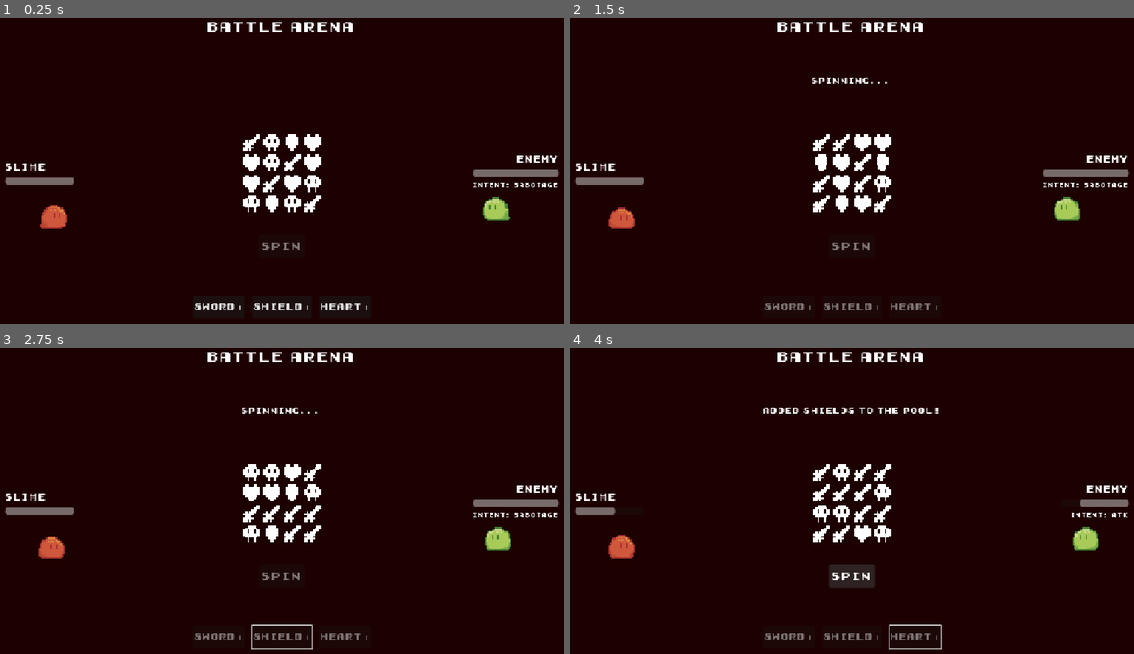
Above: before the commit, frames 1-4 (two rows, left to right).
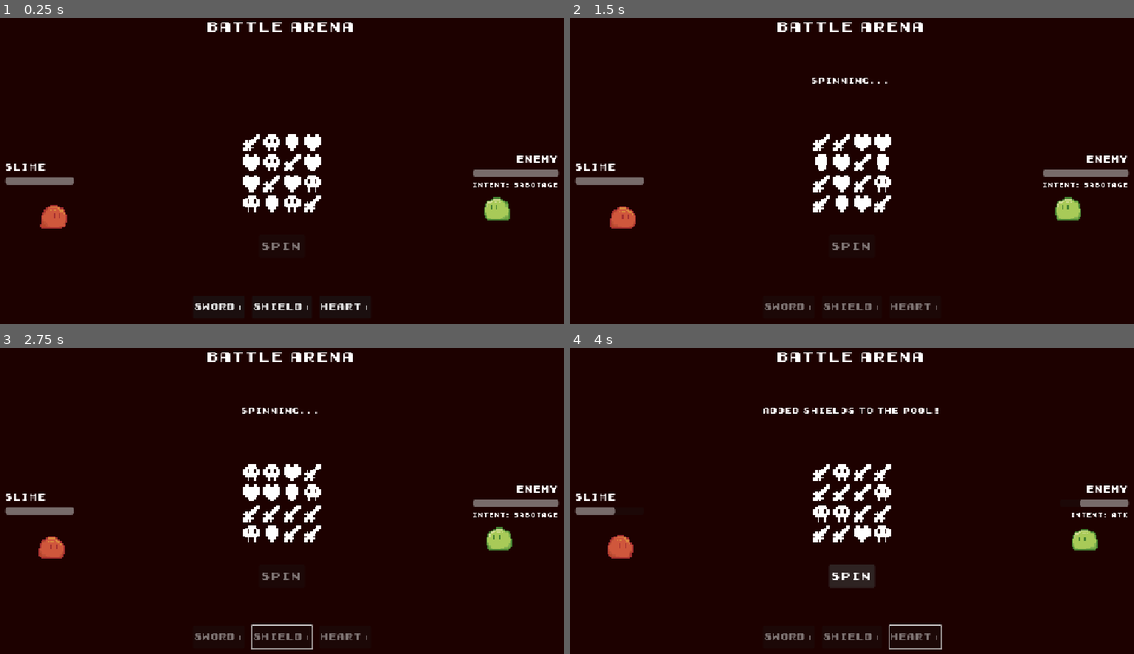
Above: after the commit, the same moments.

Repository: Tortiz-CSUF/slotchi
Game: Godot game, scene res://scenes/battle_arena.tscn
The game is run twice, just before and just after one commit, with the same random seed, the same clock (stepped at 60 frames per second) and the same inputs. The project has no main scene, so this scene is started directly.
Inputs:
- Up to frame 1 (0.25 s): no input
- Up to frame 2 (1.5 s): click "Sword+" at 0.5 s; click "SPIN" at 1.25 s
- Up to frame 3 (2.75 s): tap Enter (ui_accept) at 2, 2.27 s; hold Right (ui_right) from 2.03 s (still down)
- Up to frame 4 (4 s): release Right (ui_right) at 2.78 s; hold Down (ui_down) 2.78-3.53 s; tap Enter (ui_accept) at 3.02 s; hold Right (ui_right) from 3.53 s (still down)

The runs differ from the first frame. In frame 1, 0.1% of the frame differs, in the area x 85-91%, y 58-66%; in frame 2, 0.2%, in the area x 6-91%, y 58-69%; in frame 3, less than 0.1%; in frame 4, 0.2%.

Commit message:
slotchi_Interim_

Diff:
--- a/scenes/battle_arena.tscn
+++ b/scenes/battle_arena.tscn
@@ -3,6 +3,68 @@
 [ext_resource type="FontFile" uid="uid://ckqwp1t2gj2xd" path="res://assets/fonts/8bit.ttf" id="1_d3rmf"]
 [ext_resource type="Script" uid="uid://capxl0ul1e1tw" path="res://scripts/BattleArena.gd" id="1_u0dfl"]
 [ext_resource type="Texture2D" uid="uid://d0vhjptighvot" path="res://assets/sprites/slime/slime_idle2.png" id="2_u0dfl"]
+[ext_resource type="Texture2D" uid="uid://bu35vqxqdcyfd" path="res://assets/sprites/slime/slime_die.png" id="3_0rklv"]
+[ext_resource type="Texture2D" uid="uid://cgbyetg15hjua" path="res://assets/sprites/slime/slime_hit.png" id="4_j3iaf"]
+
+[sub_resource type="AtlasTexture" id="AtlasTexture_l7kcc"]
+atlas = ExtResource("3_0rklv")
+region = Rect2(0, 72, 80, 72)
+
+[sub_resource type="AtlasTexture" id="AtlasTexture_4wnud"]
+atlas = ExtResource("3_0rklv")
+region = Rect2(80, 72, 80, 72)
+
+[sub_resource type="AtlasTexture" id="AtlasTexture_dveuy"]
+atlas = ExtResource("3_0rklv")
+region = Rect2(160, 72, 80, 72)
+
+[sub_resource type="AtlasTexture" id="AtlasTexture_lcg4o"]
+atlas = ExtResource("3_0rklv")
+region = Rect2(240, 72, 80, 72)
+
+[sub_resource type="AtlasTexture" id="AtlasTexture_gcgdj"]
+atlas = ExtResource("3_0rklv")
+region = Rect2(320, 72, 80, 72)
+
+[sub_resource type="AtlasTexture" id="AtlasTexture_rct3o"]
+atlas = ExtResource("3_0rklv")
+region = Rect2(400, 72, 80, 72)
+
+[sub_resource type="AtlasTexture" id="AtlasTexture_hbh4e"]
+atlas = ExtResource("3_0rklv")
+region = Rect2(480, 72, 80, 72)
+
+[sub_resource type="AtlasTexture" id="AtlasTexture_okk48"]
+atlas = ExtResource("3_0rklv")
+region = Rect2(560, 72, 80, 72)
+
+[sub_resource type="AtlasTexture" id="AtlasTexture_ayplr"]
+atlas = ExtResource("3_0rklv")
+region = Rect2(640, 72, 80, 72)
+
+[sub_resource type="AtlasTexture" id="AtlasTexture_jtgkc"]
+atlas = ExtResource("3_0rklv")
+region = Rect2(720, 72, 80, 72)
+
+[sub_resource type="AtlasTexture" id="AtlasTexture_3k2qd"]
+atlas = ExtResource("3_0rklv")
+region = Rect2(800, 72, 80, 72)
+
+[sub_resource type="AtlasTexture" id="AtlasTexture_bj4u8"]
+atlas = ExtResource("3_0rklv")
+region = Rect2(880, 72, 80, 72)
+
+[sub_resource type="AtlasTexture" id="AtlasTexture_8v3y6"]
+atlas = ExtResource("3_0rklv")
+region = Rect2(960, 72, 80, 72)
+
+[sub_resource type="AtlasTexture" id="AtlasTexture_dj3l8"]
+atlas = ExtResource("4_j3iaf")
+region = Rect2(0, 72, 80, 72)
+
+[sub_resource type="AtlasTexture" id="AtlasTexture_lubxq"]
+atlas = ExtResource("4_j3iaf")
+region = Rect2(80, 72, 80, 72)
 
 [sub_resource type="AtlasTexture" id="AtlasTexture_1jx7t"]
 atlas = ExtResource("2_u0dfl")
@@ -34,6 +96,61 @@
 
 [sub_resource type="SpriteFrames" id="SpriteFrames_l7kcc"]
 animations = [{
+"frames": [{
+"duration": 1.0,
+"texture": SubResource("AtlasTexture_l7kcc")
+}, {
+"duration": 1.0,
+"texture": SubResource("AtlasTexture_4wnud")
+}, {
+"duration": 1.0,
+"texture": SubResource("AtlasTexture_dveuy")
+}, {
+"duration": 1.0,
+"texture": SubResource("AtlasTexture_lcg4o")
+}, {
+"duration": 1.0,
+"texture": SubResource("AtlasTexture_gcgdj")
+}, {
+"duration": 1.0,
+"texture": SubResource("AtlasTexture_rct3o")
+}, {
+"duration": 1.0,
+"texture": SubResource("AtlasTexture_hbh4e")
+}, {
+"duration": 1.0,
+"texture": SubResource("AtlasTexture_okk48")
+}, {
+"duration": 1.0,
+"texture": SubResource("AtlasTexture_ayplr")
+}, {
+"duration": 1.0,
+"texture": SubResource("AtlasTexture_jtgkc")
+}, {
+"duration": 1.0,
+"texture": SubResource("AtlasTexture_3k2qd")
+}, {
+"duration": 1.0,
+"texture": SubResource("AtlasTexture_bj4u8")
+}, {
+"duration": 1.0,
+"texture": SubResource("AtlasTexture_8v3y6")
+}],
+"loop": false,
+"name": &"die",
+"speed": 8.0
+}, {
+"frames": [{
+"duration": 1.0,
+"texture": SubResource("AtlasTexture_dj3l8")
+}, {
+"duration": 1.0,
+"texture": SubResource("AtlasTexture_lubxq")
+}],
+"loop": false,
+"name": &"hit",
+"speed": 7.0
+}, {
 "frames": [{
 "duration": 1.0,
 "texture": SubResource("AtlasTexture_1jx7t")
@@ -61,6 +178,58 @@
 "speed": 10.0
 }]
 
+[sub_resource type="AtlasTexture" id="AtlasTexture_auor2"]
+atlas = ExtResource("3_0rklv")
+region = Rect2(0, 288, 80, 72)
+
+[sub_resource type="AtlasTexture" id="AtlasTexture_0feyr"]
+atlas = ExtResource("3_0rklv")
+region = Rect2(80, 288, 80, 72)
+
+[sub_resource type="AtlasTexture" id="AtlasTexture_nho2r"]
+atlas = ExtResource("3_0rklv")
+region = Rect2(160, 288, 80, 72)
+
+[sub_resource type="AtlasTexture" id="AtlasTexture_m4cqt"]
+atlas = ExtResource("3_0rklv")
+region = Rect2(240, 288, 80, 72)
+
+[sub_resource type="AtlasTexture" id="AtlasTexture_23cib"]
+atlas = ExtResource("3_0rklv")
+region = Rect2(320, 288, 80, 72)
+
+[sub_resource type="AtlasTexture" id="AtlasTexture_ocg70"]
+atlas = ExtResource("3_0rklv")
+region = Rect2(400, 288, 80, 72)
+
+[sub_resource type="AtlasTexture" id="AtlasTexture_stfeu"]
+atlas = ExtResource("3_0rklv")
+region = Rect2(480, 288, 80, 72)
+
+[sub_resource type="AtlasTexture" id="AtlasTexture_5v2tu"]
+atlas = ExtResource("3_0rklv")
+region = Rect2(560, 288, 80, 72)
+
+[sub_resource type="AtlasTexture" id="AtlasTexture_chrwr"]
+atlas = ExtResource("3_0rklv")
+region = Rect2(640, 288, 80, 72)
+
+[sub_resource type="AtlasTexture" id="AtlasTexture_kfelt"]
+atlas = ExtResource("3_0rklv")
+region = Rect2(720, 288, 80, 72)
+
+[sub_resource type="AtlasTexture" id="AtlasTexture_q0i8y"]
+atlas = ExtResource("3_0rklv")
+region = Rect2(800, 288, 80, 72)
+
+[sub_resource type="AtlasTexture" id="AtlasTexture_q2sgr"]
+atlas = ExtResource("3_0rklv")
+region = Rect2(880, 288, 80, 72)
+
+[sub_resource type="AtlasTexture" id="AtlasTexture_2lrci"]
+atlas = ExtResource("3_0rklv")
+region = Rect2(960, 288, 80, 72)
+
 [sub_resource type="AtlasTexture" id="AtlasTexture_kvrme"]
 atlas = ExtResource("2_u0dfl")
 region = Rect2(0, 288, 80, 72)
@@ -88,9 +257,61 @@
 [sub_resource type="AtlasTexture" id="AtlasTexture_itwoe"]
 atlas = ExtResource("2_u0dfl")
 region = Rect2(480, 288, 80, 72)
+
+[sub_resource type="AtlasTexture" id="AtlasTexture_md7y1"]
+atlas = ExtResource("4_j3iaf")
+region = Rect2(0, 288, 80, 72)
+
+[sub_resource type="AtlasTexture" id="AtlasTexture_kg3wj"]
+atlas = ExtResource("4_j3iaf")
+region = Rect2(80, 288, 80, 72)
 
 [sub_resource type="SpriteFrames" id="SpriteFrames_4wnud"]
 animations = [{
+"frames": [{
+"duration": 1.0,
+"texture": SubResource("AtlasTexture_auor2")
+}, {
+"duration": 1.0,
+"texture": SubResource("AtlasTexture_0feyr")
+}, {
+"duration": 1.0,
+"texture": SubResource("AtlasTexture_nho2r")
+}, {
+"duration": 1.0,
+"texture": SubResource("AtlasTexture_m4cqt")
+}, {
+"duration": 1.0,
+"texture": SubResource("AtlasTexture_23cib")
+}, {
+"duration": 1.0,
+"texture": SubResource("AtlasTexture_ocg70")
+}, {
+"duration": 1.0,
+"texture": SubResource("AtlasTexture_stfeu")
+}, {
+"duration": 1.0,
+"texture": SubResource("AtlasTexture_5v2tu")
+}, {
+"duration": 1.0,
+"texture": SubResource("AtlasTexture_chrwr")
+}, {
+"duration": 1.0,
+"texture": SubResource("AtlasTexture_kfelt")
+}, {
+"duration": 1.0,
+"texture": SubResource("AtlasTexture_q0i8y")
+}, {
+"duration": 1.0,
+"texture": SubResource("AtlasTexture_q2sgr")
+}, {
+"duration": 1.0,
+"texture": SubResource("AtlasTexture_2lrci")
+}],
+"loop": false,
+"name": &"die",
+"speed": 8.0
+}, {
 "frames": [{
 "duration": 1.0,
 "texture": SubResource("AtlasTexture_kvrme")
@@ -116,6 +337,17 @@
 "loop": true,
 "name": &"enemy_idle",
 "speed": 12.0
+}, {
+"frames": [{
+"duration": 1.0,
+"texture": SubResource("AtlasTexture_md7y1")
+}, {
+"duration": 1.0,
+"texture": SubResource("AtlasTexture_kg3wj")
+}],
+"loop": false,
+"name": &"hit",
+"speed": 8.0
 }]
 
 [node name="BattleArena" type="Control" unique_id=236867977]
@@ -184,10 +416,10 @@
 [node name="PlayerSlime" type="AnimatedSprite2D" parent="PlayerSideContainer/PlayerSide" unique_id=1668593401]
 scale = Vector2(3, 3)
 sprite_frames = SubResource("SpriteFrames_l7kcc")
-animation = &"idle2"
+animation = &"die"
 autoplay = "idle2"
-frame = 6
-frame_progress = 0.970026
+frame = 12
+frame_progress = 1.0
 centered = false
 
 [node name="EnemySideContainer" type="MarginContainer" parent="." unique_id=748860053]
@@ -234,10 +466,8 @@
 position = Vector2(-85, 0)
 scale = Vector2(3, 3)
 sprite_frames = SubResource("SpriteFrames_4wnud")
-animation = &"enemy_idle"
+animation = &"hit"
 autoplay = "enemy_idle"
-frame = 6
-frame_progress = 0.10194228
 centered = false
 flip_h = true
 
